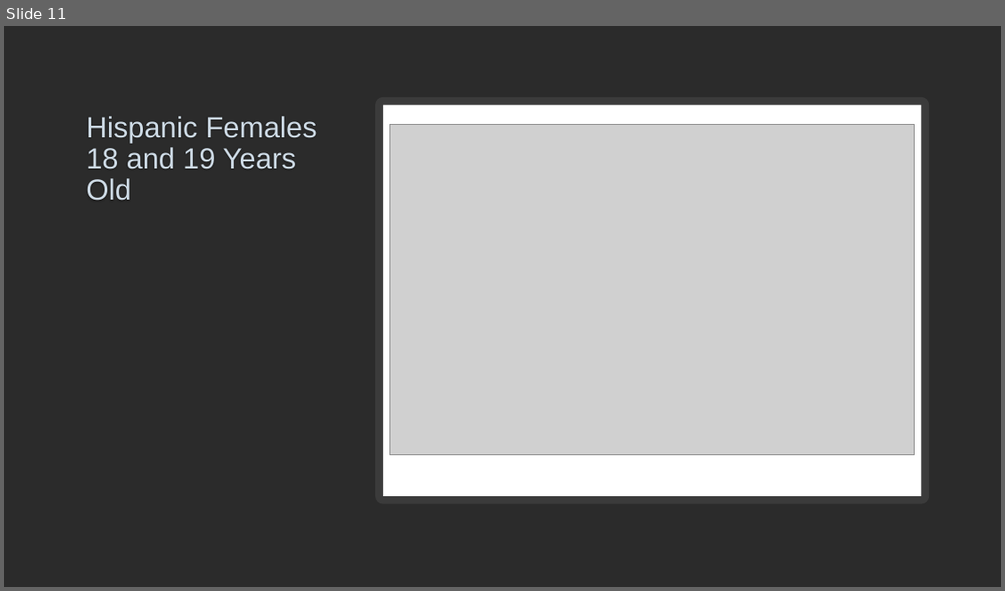
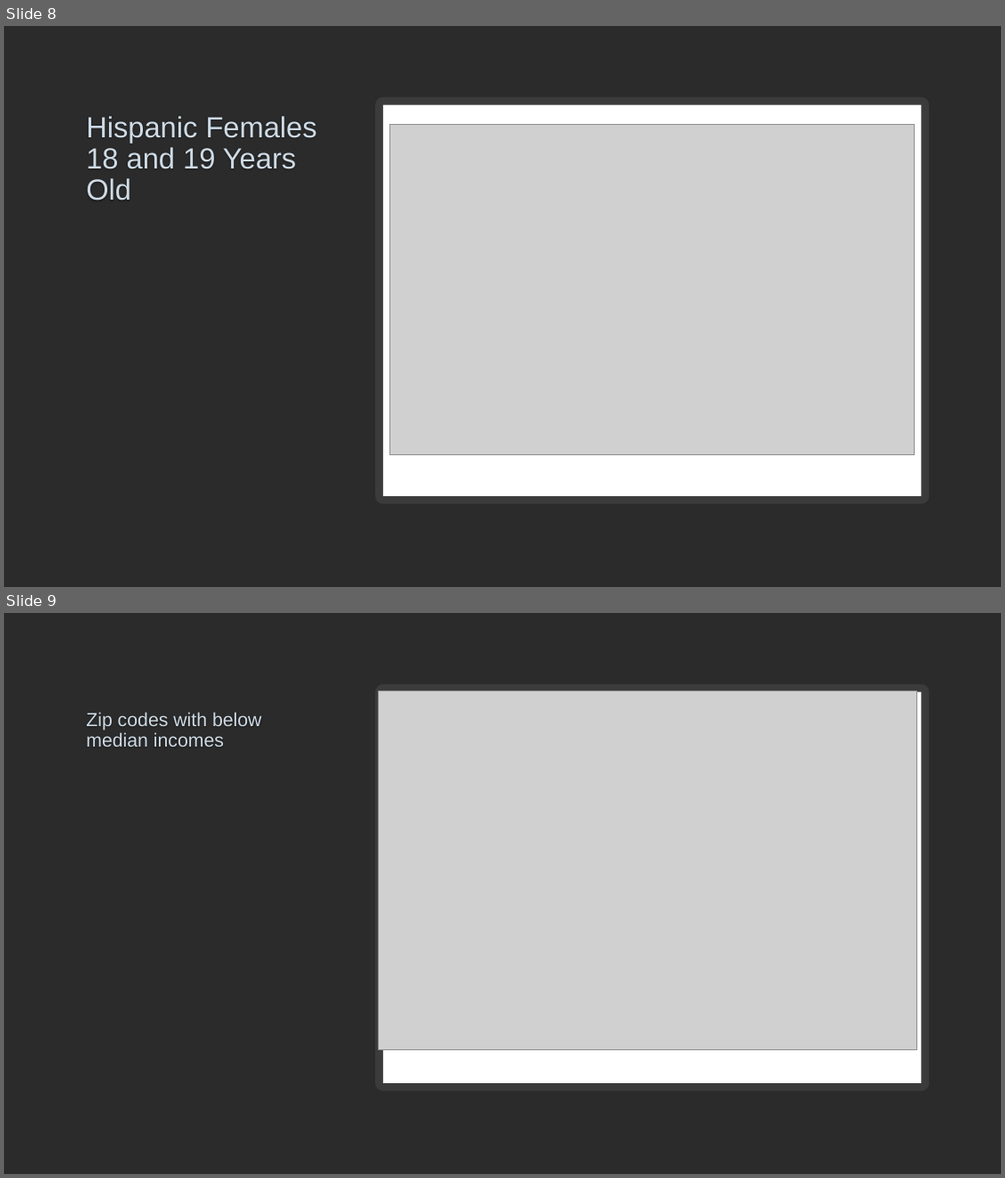
Before and after one commit to bakerv/COVID19, a slide deck: Bexar County COVID-19 by the Numbers.pptx. Shown one above the other, each under a label of ours: slide 11 before the commit, slides 8 and 9 after it. The pictures are 1005x591 and 1005x1178 pixels, drawn with LibreOffice and Linux fonts; fonts in the diff are those of the drawing; grey boxes stand for pictures; background and template pictures are left out; a plain dark background stands for a picture behind light text. Boxes give left, top, right and bottom in pixels: in the first picture for what was removed or moved away, otherwise in the second. Text is boxed around its words. In the diff, an @@ line names an element or a change of style, - is before the commit and + after.

```diff
--- a/Bexar County COVID-19 by the Numbers.pptx
+++ b/Bexar County COVID-19 by the Numbers.pptx
@@ slide 9 added at [4,613,1001,1174], background picture (left out) @@
@@ picture added at [379,690,917,1050] @@
@@ rectangle added at [383,692,922,1083], fill #FFFFFF, outline #FFFFFF 15 pt @@
@@ title added at [86,712,262,747], 18.2 pt, text #CEDBE6 @@
+Zip codes with below median incomes
@@ what was slide 11 is now slide 8 @@
```
Also in this commit, not shown: 3 slides changed, 3 other slides added, 3 slides removed.
